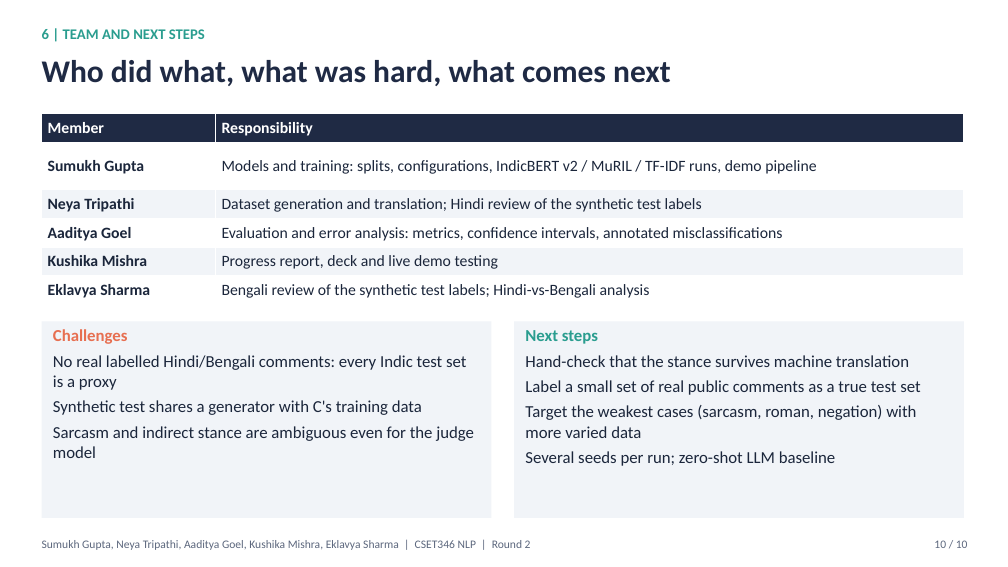
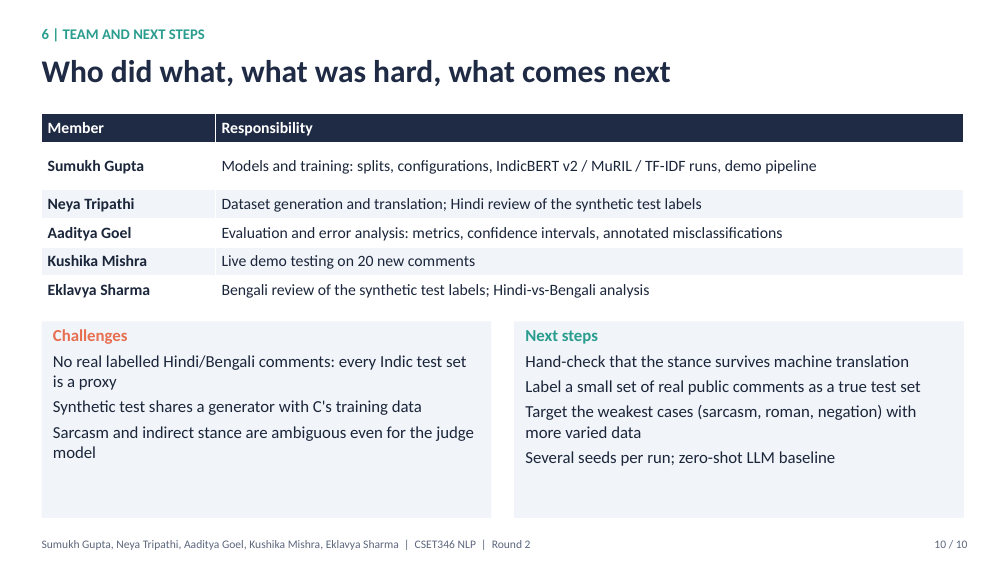
Before and after one commit to sumukh-dgaf/indic-climate-stance, a slide deck: slide 10 of outputs/Round2_Deck.pptx. Drawn at 1008x567 pixels with LibreOffice and Linux fonts; fonts in the diff are those of the drawing. Boxes give left, top, right and bottom in pixels: in the first picture for what was removed or moved away, otherwise in the second. Text is boxed around its words. In the diff, an @@ line names an element or a change of style, - is before the commit and + after.

```diff
--- a/outputs/Round2_Deck.pptx
+++ b/outputs/Round2_Deck.pptx
@@ table at <box>42,113,964,305</box> @@
-row 5, column 2: Progress report, deck and live demo testing
+row 5, column 2: Live demo testing on 20 new comments
```
Also in this commit, not shown: 5 other files.
